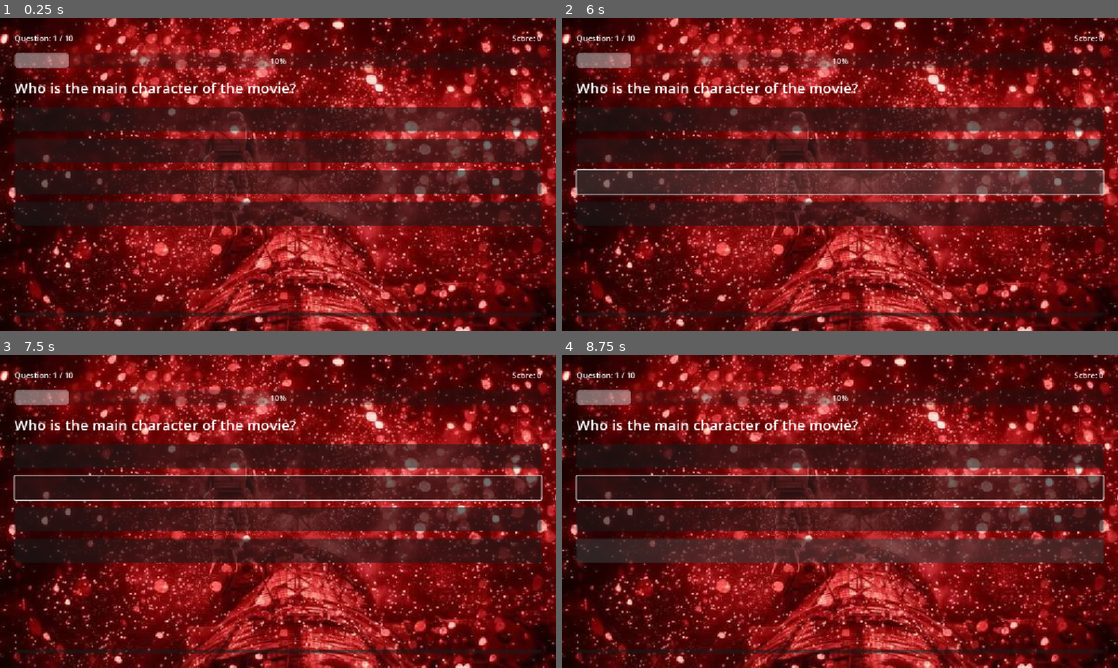
Above: before the commit, frames 1-4 (two rows, left to right).
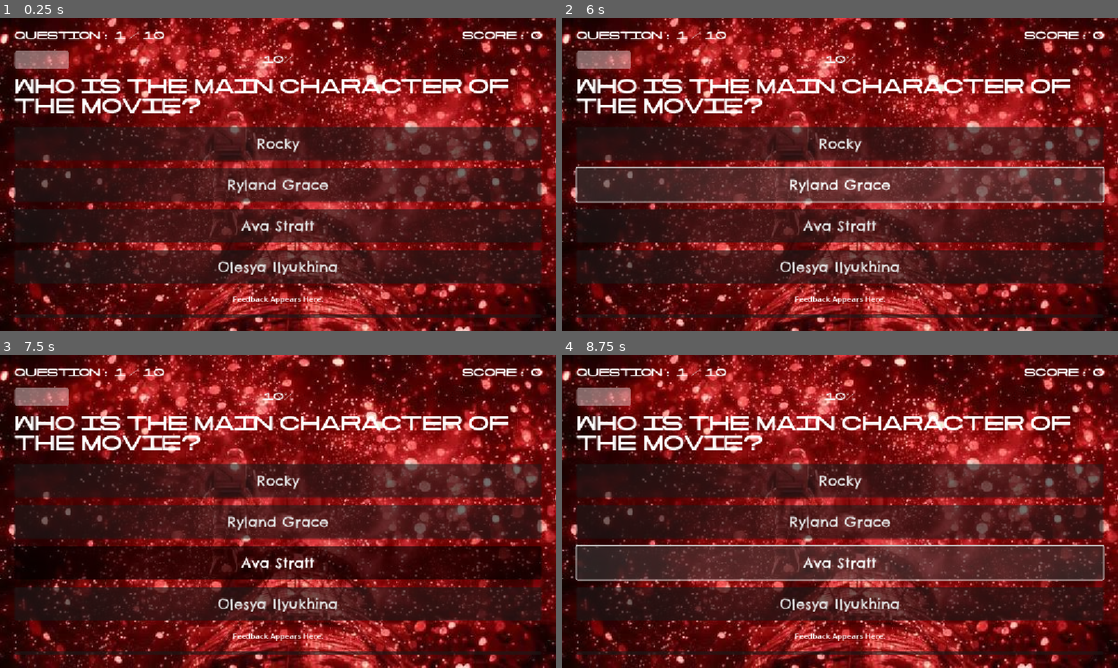
Above: after the commit, the same moments.

Repository: Pixelated-Pancake/PHM-Quiz
Game: Godot game, scene res://Scenes/QuizScreen.tscn
Two runs of this game, one before a commit and one after it. Both use one fixed random seed, a clock stepped at 60 frames per second and the inputs below. This scene is started directly instead of the project's main scene.
Inputs (mouse positions are in pixels of both pictures, inside the frame that each line leads up to; where the layout moved, square brackets give the same spot in the first picture):
- Up to frame 1 (0.25 s): no input
- Up to frame 2 (6 s): click (840, 143) [840, 118] at 0.5 s; click (840, 183) [840, 149] at 1.25 s; click (840, 224) [840, 180] at 2 s; click (840, 265) [840, 212] at 2.75 s; click (840, 315) at 3.5 s; click (840, 315) at 4.25 s; tap Enter at 5 s; move the mouse to (962, 158) at 5.02 s; hold Right 5.03-5.78 s; tap Alt at 5.1 s; click (962, 158) at 5.17 s; tap Space at 5.75 s; move the mouse to (728, 190) at 5.77 s; hold Down from 5.78 s (still down); tap Shift at 5.85 s
- Up to frame 3 (7.5 s): tap Enter at 6.5 s; move the mouse to (333, 442) at 6.52 s; release Down at 6.53 s; hold Right 6.53-7.28 s; tap Alt at 6.6 s; tap Space at 7.25 s; move the mouse to (250, 574) at 7.27 s; hold Up from 7.28 s (still down); tap Shift at 7.35 s; click (250, 574) at 7.42 s
- Up to frame 4 (8.75 s): tap Enter at 8 s; move the mouse to (1006, 558) at 8.02 s; release Up at 8.03 s; hold Left from 8.03 s (still down); tap Alt at 8.1 s

The runs differ from the first frame. In frame 1, 33% of the frame differs, in the area x 2-98%, y 4-96%; in frame 2, 34%; in frame 3, 34%; in frame 4, 35%.

Commit message:
Readme

Diff:
--- a/phm-quiz/Scenes/QuizScreen.tscn
+++ b/phm-quiz/Scenes/QuizScreen.tscn
@@ -1,6 +1,11 @@
 [gd_scene format=3 uid="uid://cpw5hlkeq2t8s"]
 
 [ext_resource type="Texture2D" uid="uid://t5k3g5w3r3tn" path="res://Assets/QuizScreen/PHMWallpaper.jpeg" id="1_j5nep"]
+[ext_resource type="FontFile" uid="uid://4bore8t1cmud" path="res://Assets/Fonts/Hail_Mary_Sans_v2.ttf" id="2_int8w"]
+[ext_resource type="FontFile" uid="uid://dcf4wa6y606v2" path="res://Assets/Fonts/ChelseaMarket-Regular.ttf" id="3_00it4"]
+
+[sub_resource type="StyleBoxEmpty" id="StyleBoxEmpty_j5nep"]
+content_margin_top = 19.0
 
 [node name="QuizScreen" type="Control" unique_id=1996344066]
 layout_mode = 3
@@ -41,6 +46,7 @@
 
 [node name="QuestionNumber" type="Label" parent="MarginContainer/MainLayout/TopBar" unique_id=1273727153]
 layout_mode = 2
+theme_override_fonts/font = ExtResource("2_int8w")
 text = "Question: 1 / 10 "
 
 [node name="Control" type="Control" parent="MarginContainer/MainLayout/TopBar" unique_id=755255153]
@@ -49,17 +55,22 @@
 
 [node name="ScoreLabel" type="Label" parent="MarginContainer/MainLayout/TopBar" unique_id=717885559]
 layout_mode = 2
+theme_override_fonts/font = ExtResource("2_int8w")
 text = "Score: 0"
 
 [node name="ProgressBar" type="ProgressBar" parent="MarginContainer/MainLayout" unique_id=1287061272]
 custom_minimum_size = Vector2(0, 30)
 layout_mode = 2
+theme_override_fonts/font = ExtResource("2_int8w")
+theme_override_font_sizes/font_size = 15
+theme_override_styles/background = SubResource("StyleBoxEmpty_j5nep")
 max_value = 10.0
 step = 1.0
 value = 1.0
 
 [node name="QuestionLabel" type="Label" parent="MarginContainer/MainLayout" unique_id=1330346184]
 layout_mode = 2
+theme_override_fonts/font = ExtResource("2_int8w")
 theme_override_font_sizes/font_size = 30
 text = "Who is the main character of the movie?"
 autowrap_mode = 2
@@ -70,23 +81,39 @@
 theme_override_constants/separation = 15
 
 [node name="AnswerA" type="Button" parent="MarginContainer/MainLayout/AnswersContainer" unique_id=1518169017]
-custom_minimum_size = Vector2(0, 50)
+custom_minimum_size = Vector2(0, 70)
 layout_mode = 2
+theme_override_fonts/font = ExtResource("3_00it4")
+theme_override_font_sizes/font_size = 30
+text = "Rocky"
 
 [node name="AnswerB" type="Button" parent="MarginContainer/MainLayout/AnswersContainer" unique_id=1651051038]
-custom_minimum_size = Vector2(0, 50)
+custom_minimum_size = Vector2(0, 70)
 layout_mode = 2
+theme_override_fonts/font = ExtResource("3_00it4")
+theme_override_font_sizes/font_size = 30
+text = "Ryland Grace"
 
 [node name="AnswerC" type="Button" parent="MarginContainer/MainLayout/AnswersContainer" unique_id=540468024]
-custom_minimum_size = Vector2(0, 50)
+custom_minimum_size = Vector2(0, 70)
 layout_mode = 2
+theme_override_fonts/font = ExtResource("3_00it4")
+theme_override_font_sizes/font_size = 30
+text = "Ava Stratt"
 
 [node name="AnswerD" type="Button" parent="MarginContainer/MainLayout/AnswersContainer" unique_id=1565468424]
-custom_minimum_size = Vector2(0, 50)
+custom_minimum_size = Vector2(0, 70)
 layout_mode = 2
+theme_override_fonts/font = ExtResource("3_00it4")
+theme_override_font_sizes/font_size = 30
+text = "Olesya Ilyukhina"
 
 [node name="FeedbackLabel" type="Label" parent="MarginContainer/MainLayout" unique_id=1250185079]
 layout_mode = 2
+theme_override_font_sizes/font_size = 16
+text = "Feedback Appears Here."
+horizontal_alignment = 1
+vertical_alignment = 1
 
 [node name="NextButton" type="Button" parent="MarginContainer/MainLayout" unique_id=999482147]
 layout_mode = 2
Not shown, added: JOURNAL.md
